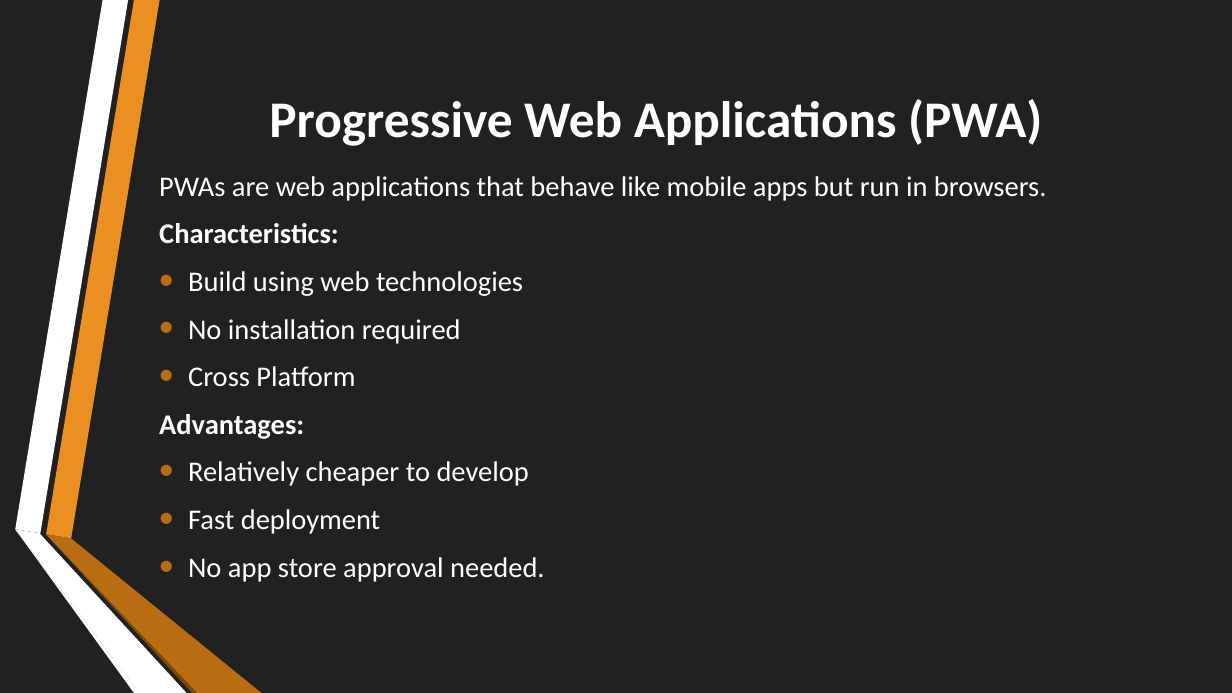
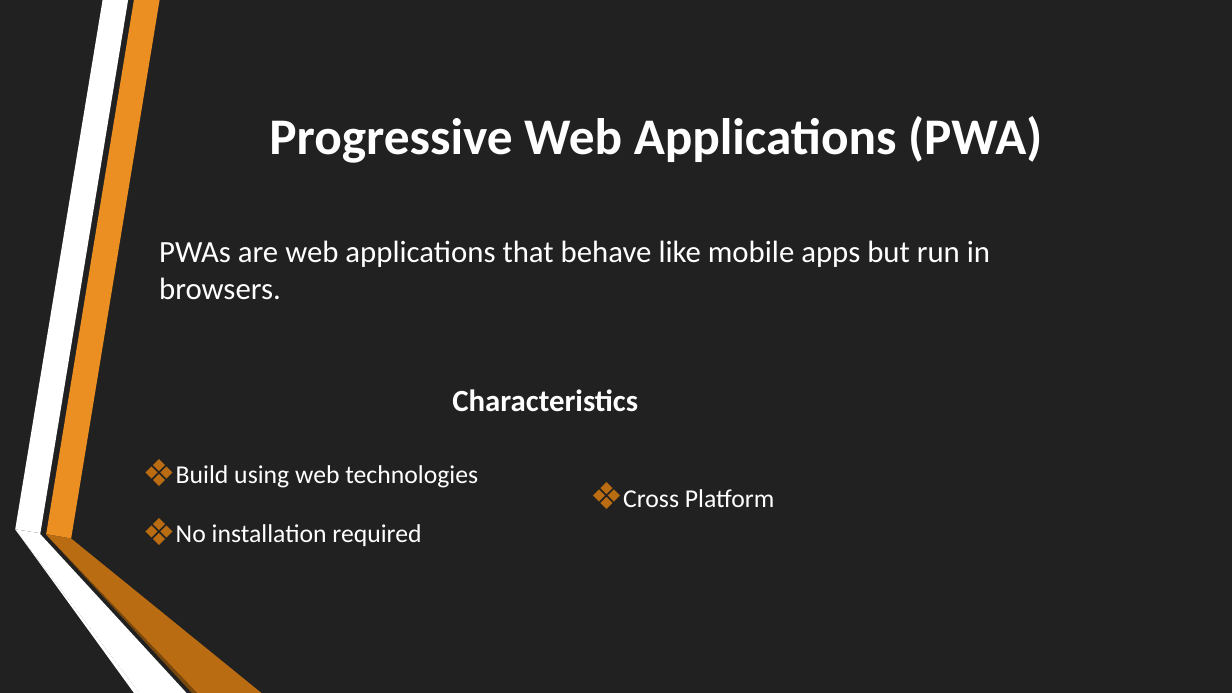
Before and after one commit to Neil1-hub/CEF-440-, a slide deck: slide 7 of Task 1/INTERNET AND MOBILE PROGRAMMING.pptx. Drawn at 1232x693 pixels with LibreOffice and Linux fonts; fonts in the diff are those of the drawing. Boxes give left, top, right and bottom in pixels: in the first picture for what was removed or moved away, otherwise in the second. Text is boxed around its words. In the diff, an @@ line names an element or a change of style, - is before the commit and + after.

```diff
--- a/Task 1/INTERNET AND MOBILE PROGRAMMING.pptx
+++ b/Task 1/INTERNET AND MOBILE PROGRAMMING.pptx
@@ title "Progressive Web Applications (PWA)": place and size @@
-title "Progressive Web Applications (PWA)" at box(269, 99, 1042, 146)
+title "Progressive Web Applications (PWA)" at box(269, 116, 1042, 163)
@@ text removed at box(159, 176, 1047, 582) @@
-PWAs are web applications that behave like mobile apps but run in browsers.
-Characteristics:
-• Build using web technologies
-• No installation required
-• Cross Platform
-Advantages:
-• Relatively cheaper to develop
-• Fast deployment
-• No app store approval needed.
@@ text added at box(159, 240, 990, 300), 24 pt, text #FFFFFF @@
+PWAs are web applications that behave like mobile apps but run in browsers.
@@ text added at box(452, 389, 638, 412), 24 pt, text #FFFFFF, bold @@
+Characteristics
@@ text added at box(176, 465, 478, 546), 20 pt, text #FFFFFF @@
+❖ Build using web technologies
+❖ No installation required
@@ text added at box(623, 489, 774, 507), 20 pt, text #FFFFFF @@
+❖ Cross Platform
```
Also in this commit, not shown: 15 other slides changed, 2 slides added, 3 slides removed.
